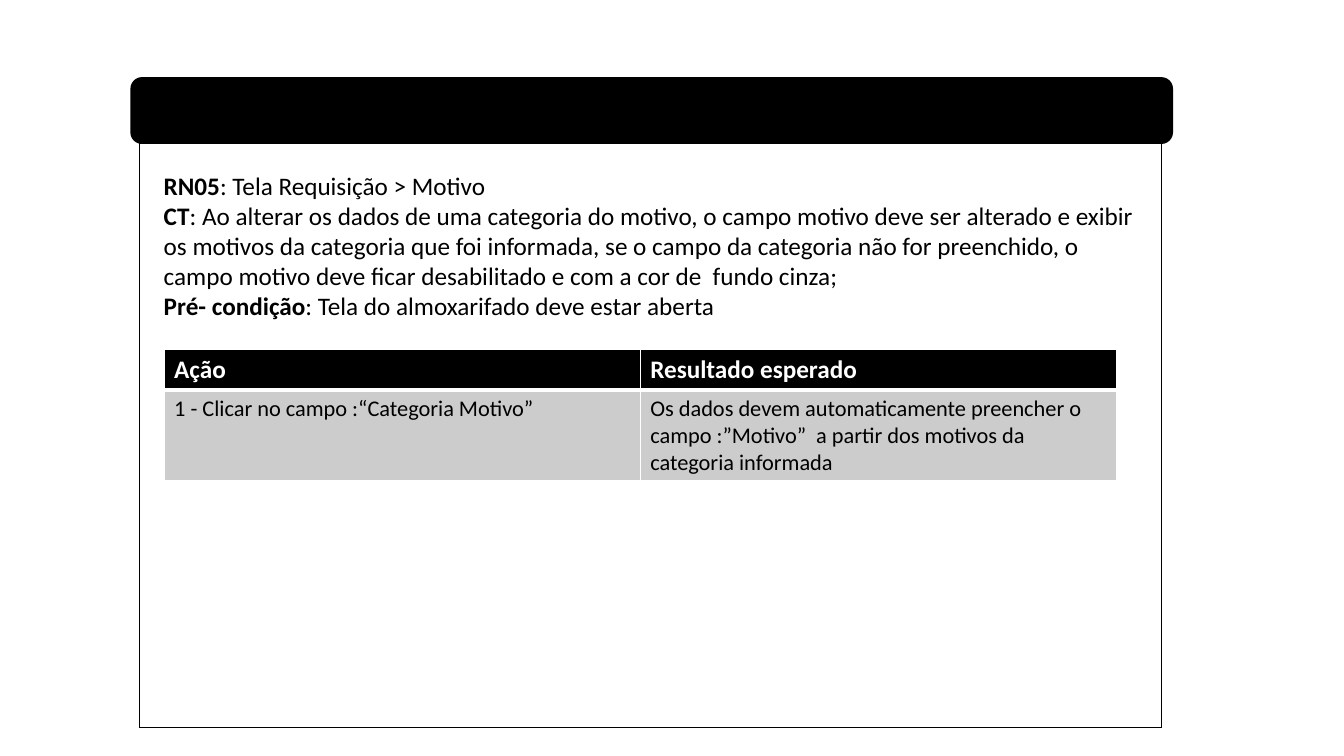
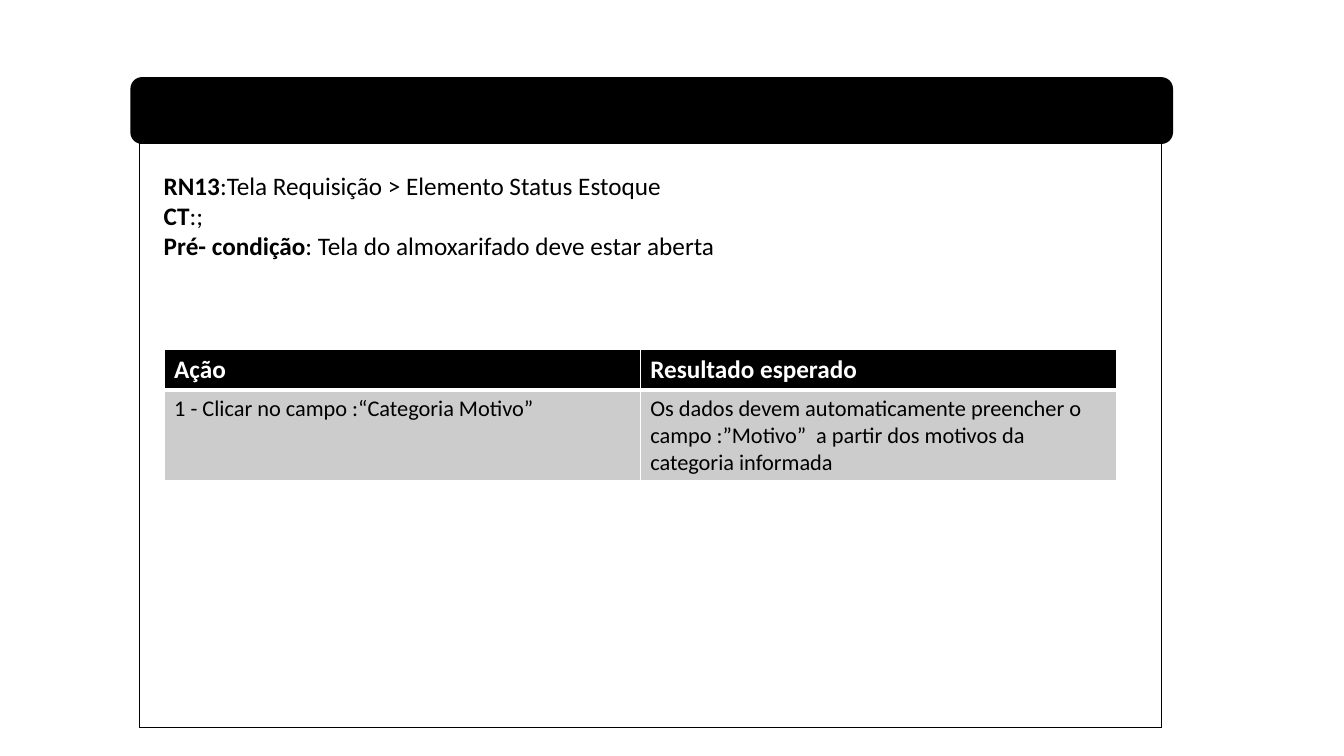
Before and after one commit to viniciuss1812/Almoxarifado, a slide deck: slide 24 of RegrasNegocio/RN_Requisitos.pptx (slide 19 before the commit). Drawn at 1344x756 pixels with LibreOffice and Linux fonts; fonts in the diff are those of the drawing. Boxes give left, top, right and bottom in pixels: in the first picture for what was removed or moved away, otherwise in the second. Text is boxed around its words. In the diff, an @@ line names an element or a change of style, - is before the commit and + after.

```diff
--- a/RegrasNegocio/RN_Requisitos.pptx
+++ b/RegrasNegocio/RN_Requisitos.pptx
@@ text at bbox=[164, 177, 660, 228]: text changed @@
-RN05: Tela Requisição > Motivo
-CT: Ao alterar os dados de uma categoria do motivo, o campo motivo deve ser alterado e exibir os motivos da categoria que foi informada, se o campo da categoria não for preenchido, o campo motivo deve ficar desabilitado e com a cor de fundo cinza;
+RN13:Tela Requisição > Elemento Status Estoque
+CT:;
```
Also in this commit, not shown: 5 other slides changed, 4 slides added, 23 other files.
